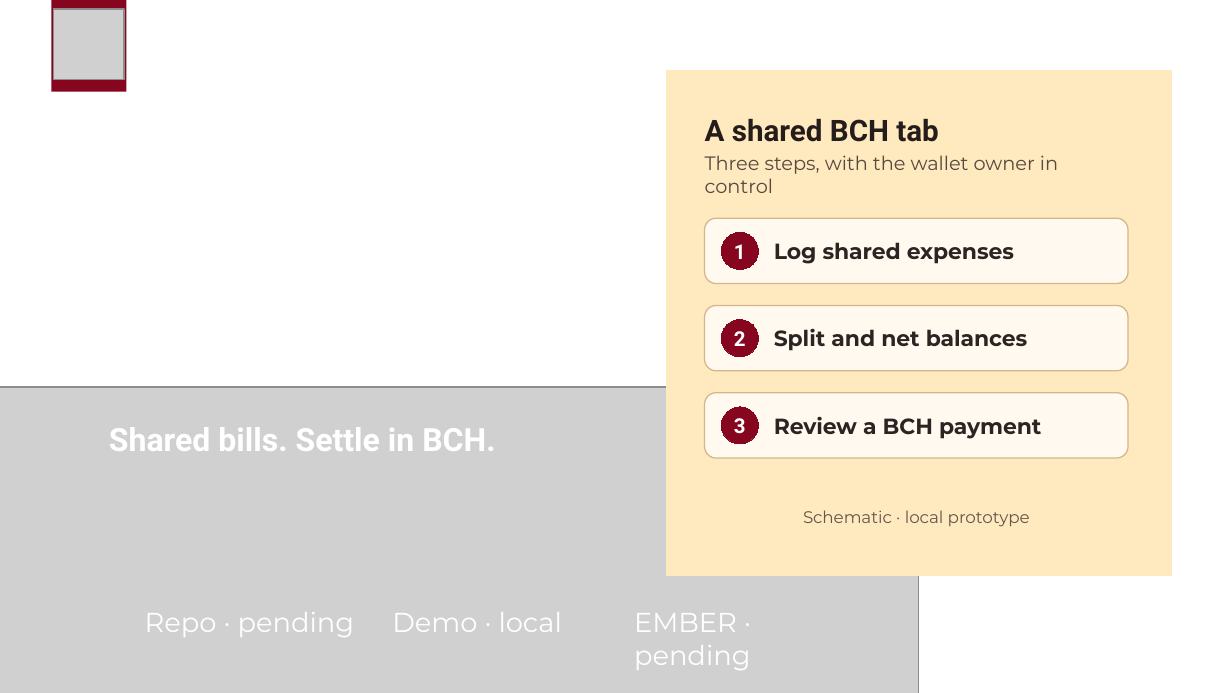
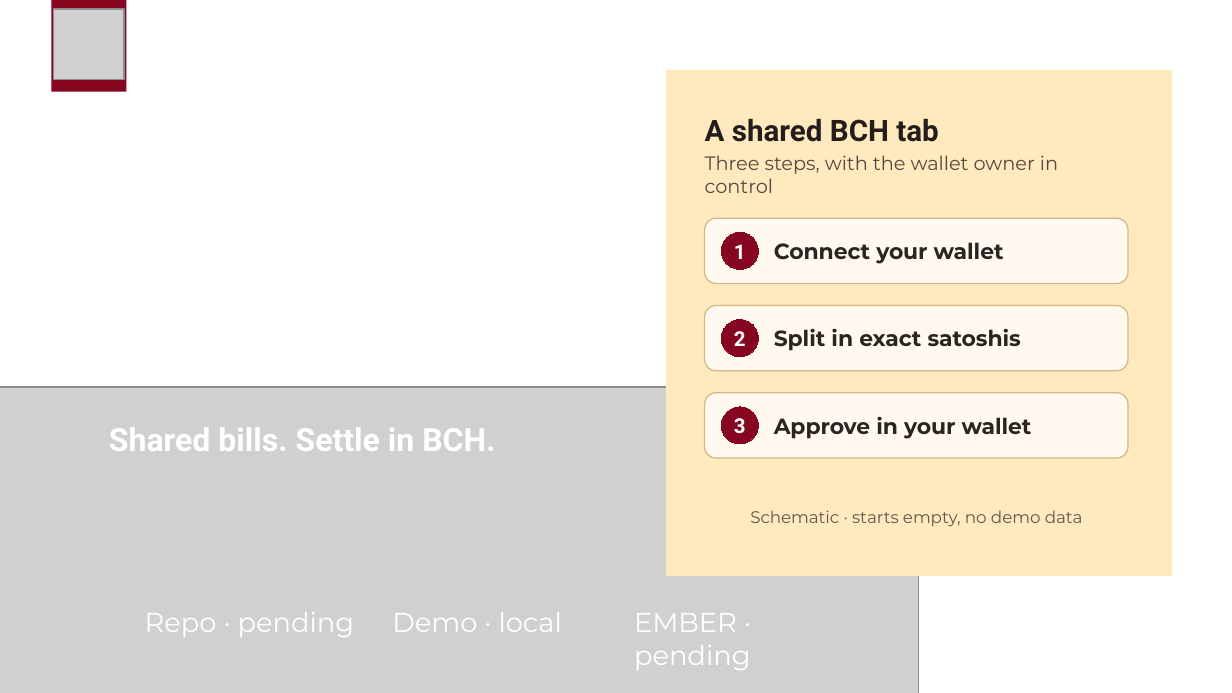
Before and after one commit to ansonj-dev/tabcash, a slide deck: slide 1 of submission/TabCash-Widget-Factory-final.pptx. Drawn at 1232x693 pixels with LibreOffice and Linux fonts; fonts in the diff are those of the drawing; grey boxes stand for pictures; background and template pictures are left out. Boxes give left, top, right and bottom in pixels: in the first picture for what was removed or moved away, otherwise in the second. Text is boxed around its words. In the diff, an @@ line names an element or a change of style, - is before the commit and + after.

Commit message:
TabCash: update Widget Factory deck for connect-first, no-sample real integration

```diff
--- a/submission/TabCash-Widget-Factory-final.pptx
+++ b/submission/TabCash-Widget-Factory-final.pptx
@@ text at [774, 242, 1004, 264]: text changed @@
-Log shared expenses
+Connect your wallet
@@ text at [774, 328, 1021, 351]: text changed @@
-Split and net balances
+Split in exact satoshis
@@ text at [774, 416, 1032, 439]: text changed @@
-Review a BCH payment
+Approve in your wallet
@@ text at [750, 510, 1083, 527]: text changed @@
-Schematic · local prototype
+Schematic · starts empty, no demo data
```
Also in this commit, not shown: 4 other slides changed, 1 other file.
